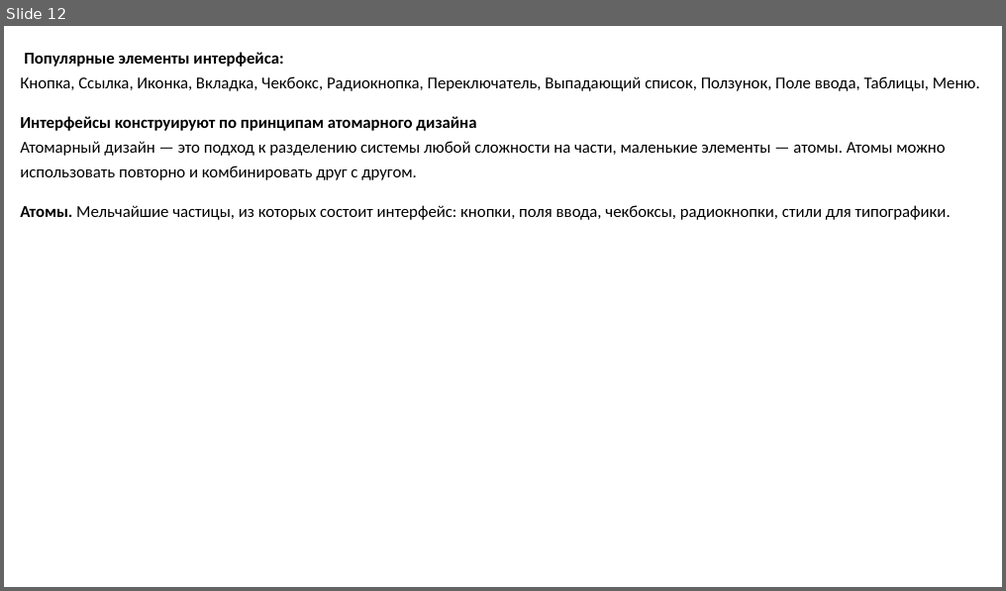
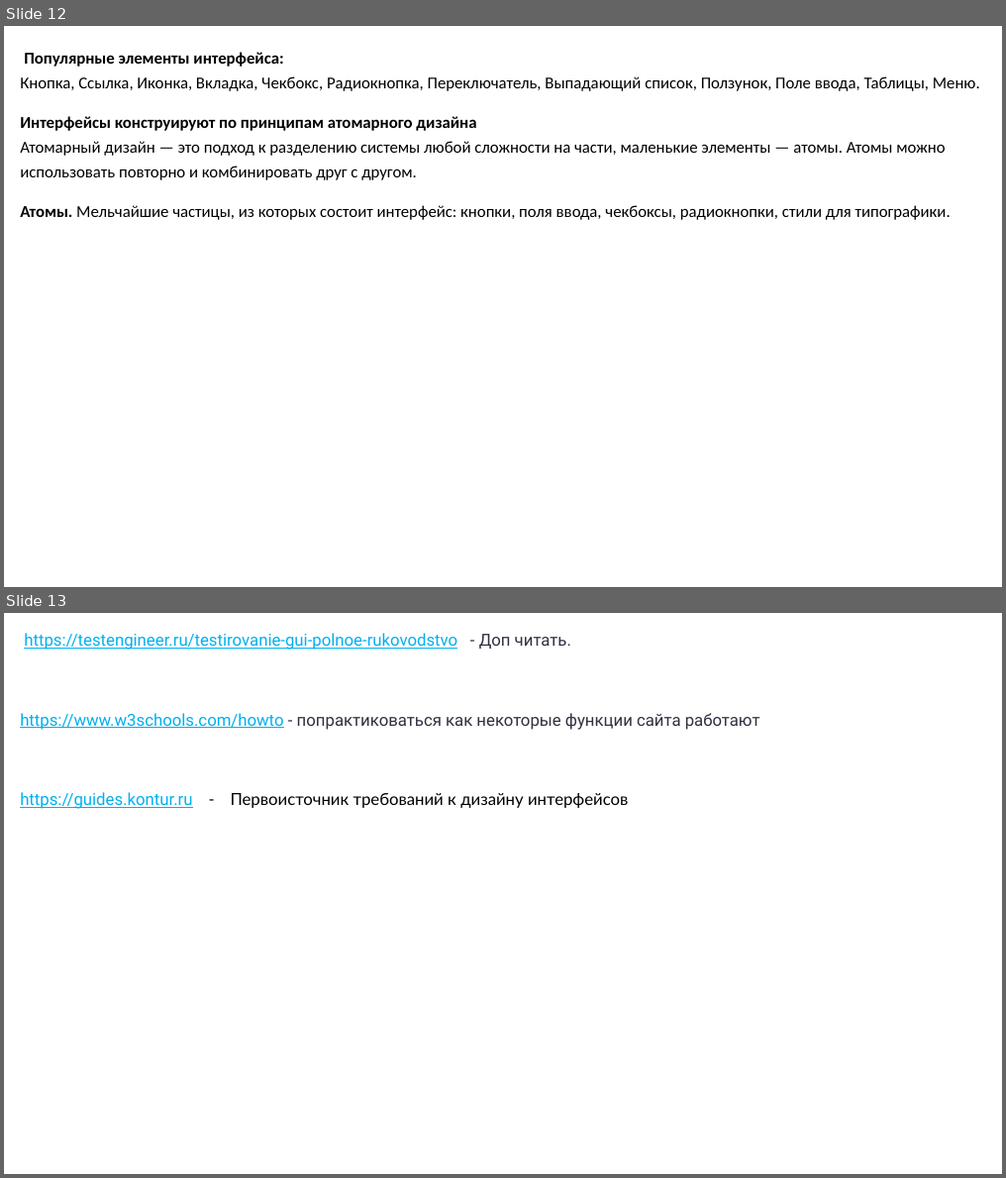
Before and after one commit to codeurient/QA, a slide deck: .lessons (az)/68 Uİ (на русском)/1 UI.pptx. Shown one above the other, each under a label of ours: slide 12 before the commit, slides 12 and 13 after it. The pictures are 1006x591 and 1006x1178 pixels, drawn with LibreOffice and Linux fonts; fonts in the diff are those of the drawing. Boxes give left, top, right and bottom in pixels: in the first picture for what was removed or moved away, otherwise in the second. Text is boxed around its words. In the diff, an @@ line names an element or a change of style, - is before the commit and + after.

```diff
--- a/.lessons (az)/68 Uİ (на русском)/1 UI.pptx
+++ b/.lessons (az)/68 Uİ (на русском)/1 UI.pptx
@@ slide 13 added at <box>4,613,1002,1174</box>, background #FFFFFF @@
@@ text added at <box>20,633,760,809</box>, 16 pt, text #00B0F0, underline @@
+https://testengineer.ru/testirovanie-gui-polnoe-rukovodstvo - Доп читать.
+https://www.w3schools.com/howto - попрактиковаться как некоторые функции сайта работают
+https://guides.kontur.ru - Первоисточник требований к дизайну интерфейсов
```
Also in this commit, not shown: 3 other slides added, 1 slide removed, 1 other file.
